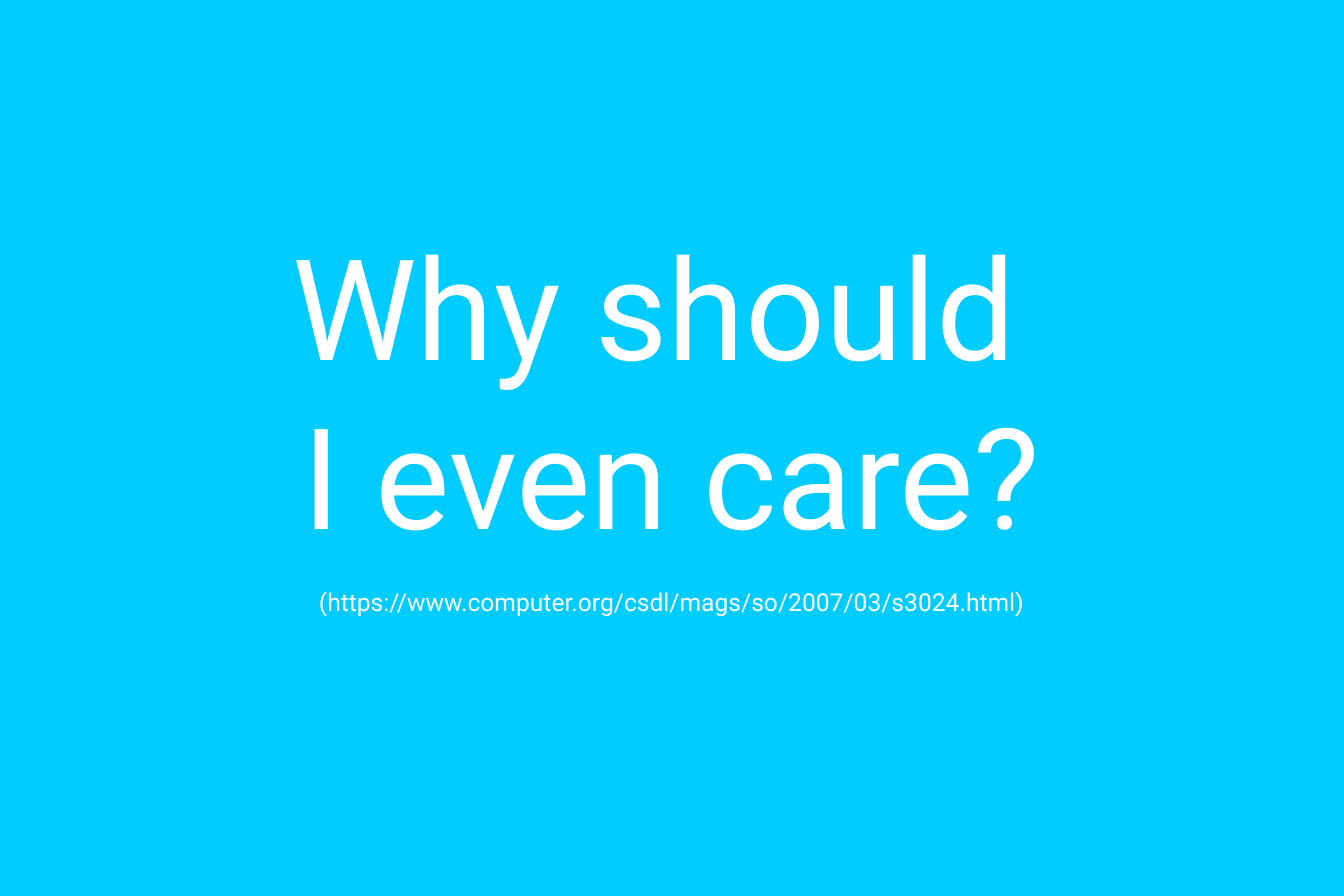
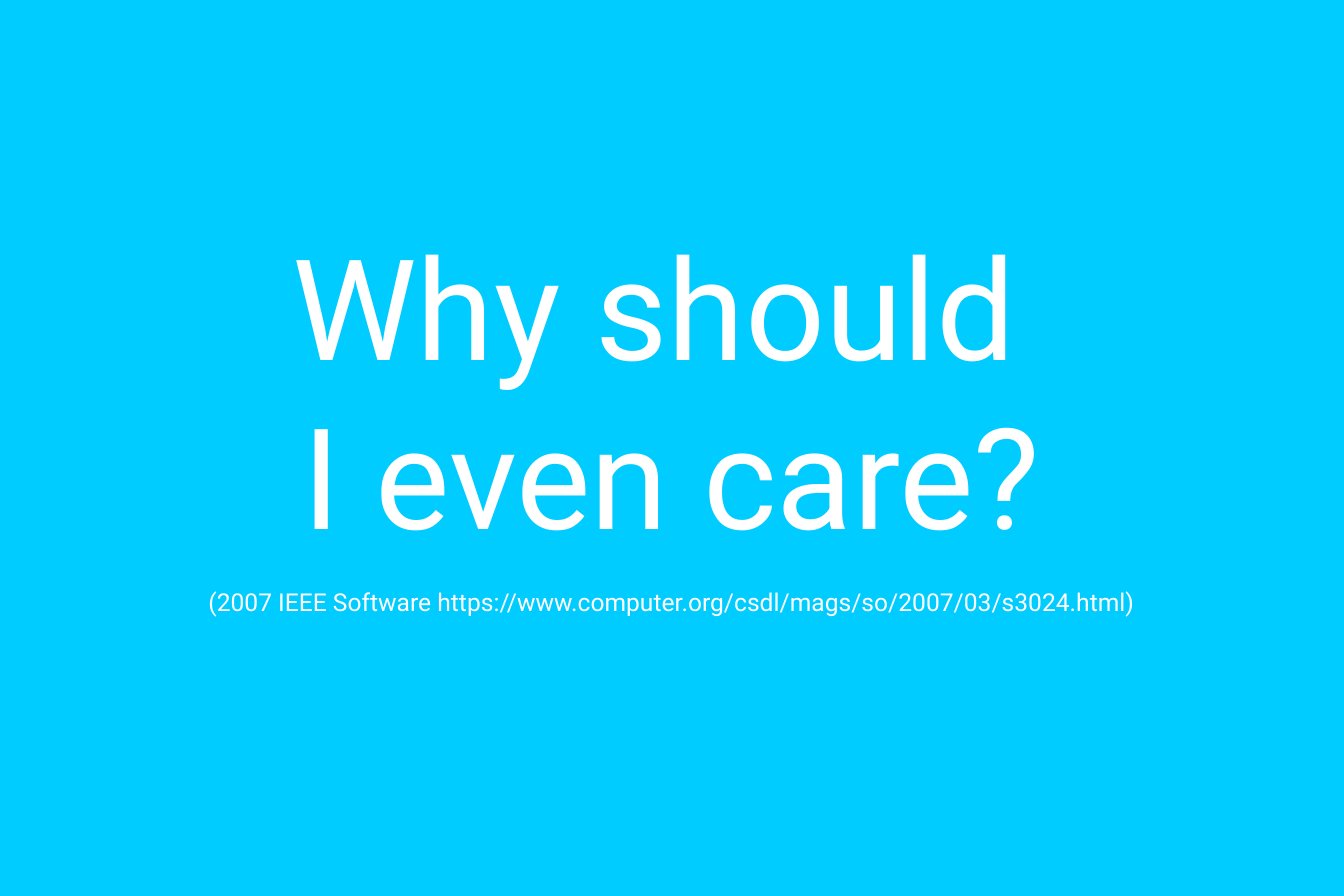
Before and after one commit to mateuszwinnicki/talks, a slide deck: slide 3 of UnitTestProblems/UnitTestProblems.odp. Drawn at 1344x896 pixels with LibreOffice and Linux fonts; fonts in the diff are those of the drawing. Boxes give left, top, right and bottom in pixels: in the first picture for what was removed or moved away, otherwise in the second. Text is boxed around its words. In the diff, an @@ line names an element or a change of style, - is before the commit and + after.

```diff
--- a/UnitTestProblems/UnitTestProblems.odp
+++ b/UnitTestProblems/UnitTestProblems.odp
@@ text at bbox=[208, 591, 1134, 617]: text changed @@
-(https://www.computer.org/csdl/mags/so/2007/03/s3024.html)
+(2007 IEEE Software https://www.computer.org/csdl/mags/so/2007/03/s3024.html)
```
Also in this commit, not shown: 1 other slide changed, 2 other files.
